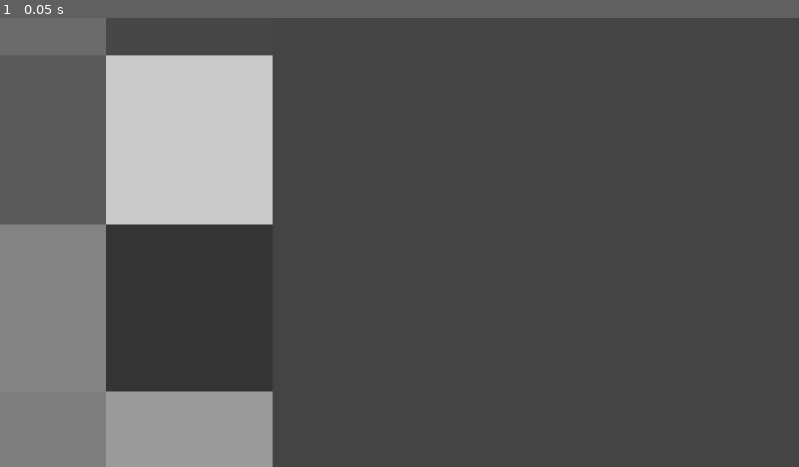
Above: before the commit, frame 1.
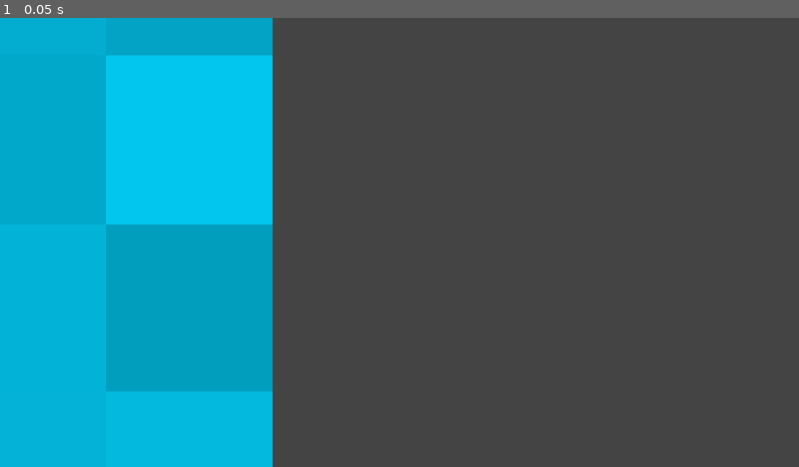
Above: after the commit, the same moment.

Repository: HewsonSchulz/throw-it-back
Game: Godot game, scene res://scenes/root.tscn
Two runs of this game, one before a commit and one after it. Both use one fixed random seed, a clock stepped at 60 frames per second and the inputs below.
Inputs:
- Up to frame 1 (0.05 s): no input

The runs differ from the first frame. In frame 1, 34% of the frame differs, in the area x 0-35%, y 0-100%.

Commit message:
minigame grid system overhaul

Diff:
--- a/scenes/root.tscn
+++ b/scenes/root.tscn
@@ -27,8 +27,7 @@
 offset_top = -275.0
 offset_right = -1602.0
 offset_bottom = -923.0
-difficulty = 5
-color_variance = 0.8
+depth = 5
 
 [node name="RootCamera" type="Camera2D" parent="."]
 zoom = Vector2(3.65, 3.65)
--- a/scripts/fishing_minigame.gd
+++ b/scripts/fishing_minigame.gd
@@ -1,28 +1,37 @@
 extends Control
 
-@export var difficulty: int = 1
+@export_range(1, 93) var difficulty: int = 90
+@export var depth: int = 1
 @export var base_color: Color = Color(1, 1, 1)
-@export var unique_color: Color = Color(1, 0, 0)
-@export_range(0.2, 0.8, 0.1) var color_variance: float = 0.1
+@export_range(0.2, 0.6, 0.1) var color_variance: float = 0.2
 
 @onready var grid: GridContainer = $Grid
 var tile_scene: PackedScene = preload("res://scenes/tile.tscn")
 
 const GRID_SIZE_PX = Vector2(400, 400)
 
+var unique_color: Color
+
 func _ready():
 	randomize()
 	grid.custom_minimum_size = GRID_SIZE_PX
 	grid.add_theme_constant_override("h_separation", 0)
 	grid.add_theme_constant_override("v_separation", 0)
+
+	# If user hasn't set base_color, assign a random one
+	if base_color == Color(1, 1, 1):
+		base_color = Color.from_hsv(randf(), randf_range(0.5, 1.0), randf_range(0.6, 1.0))
+
+	# Always generate unique_color from base_color and difficulty
+	unique_color = generate_unique_color_from_difficulty(base_color, difficulty)
+
 	generate_grid()
 
 func generate_grid():
-	randomize()
 	for child in grid.get_children():
 		child.queue_free()
 
-	var grid_size = difficulty + 1
+	var grid_size = depth + 1
 	grid.columns = grid_size
 
 	var total_tiles = grid_size * grid_size
@@ -44,5 +53,13 @@
 	var min_offset = -min(variance, base.v)
 	var max_offset = min(variance, 1.0 - base.v)
 	var v = base.v + randf_range(min_offset, max_offset)
+	return Color.from_hsv(base.h, base.s, v, base.a)
 
-	return Color.from_hsv(base.h, base.s, v, base.a)
+func generate_unique_color_from_difficulty(base: Color, _difficulty: int) -> Color:
+	# Convert difficulty (1–95) to hue difference (180° → 0°)
+	var max_hue_diff = 0.5 # 180 degrees on hue circle
+	var min_hue_diff = 0.0 # nearly same
+	var hue_diff = lerp(max_hue_diff, min_hue_diff, float(_difficulty - 1) / 94.0)
+
+	var new_hue = fmod(base.h + hue_diff, 1.0)
+	return Color.from_hsv(new_hue, base.s, base.v, base.a)
